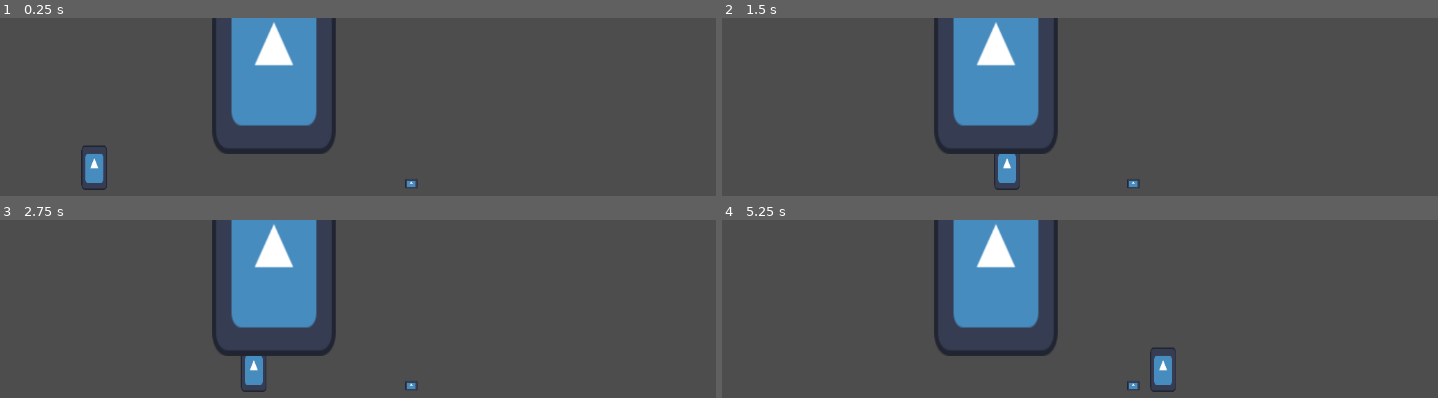
Above: before the commit, frames 1-4 (two rows, left to right).
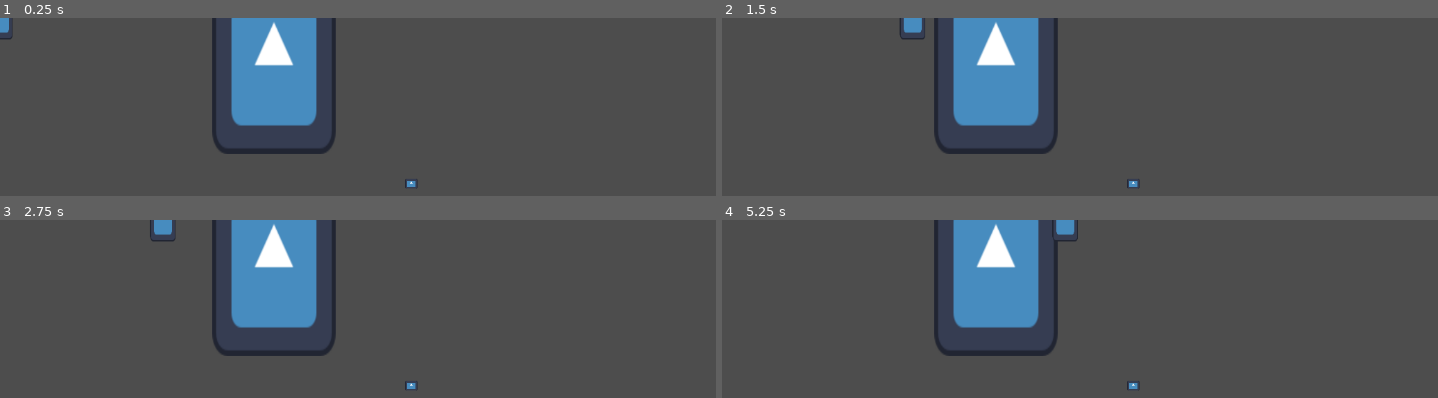
Above: after the commit, the same moments.

Repository: CISC204-S26/hw4-rhodew-ldilks
Game: Godot game, scene res://test_room.tscn
Same seed, same stepped clock (60 frames per second), same inputs: the game is played once before the commit and once after it. This scene is started directly instead of the project's main scene. The engine's default icon, where the game draws it, is replaced by a stand-in: a white triangle on a blue panel in a dark square.
Inputs:
- Up to frame 1 (0.25 s): no input
- Up to frame 2 (1.5 s): tap Enter (ui_accept) at 0.5, 0.77 s; hold Right (move_right) from 0.53 s (still down); tap E (interact) at 0.6, 1.35 s
- Up to frame 3 (2.75 s): tap Enter (ui_accept) at 1.52 s; release Right (move_right) at 2.03 s; hold A (move_left) from 2.03 s (still down); tap E (interact) at 2.1 s
- Up to frame 4 (5.25 s): release A (move_left) at 2.78 s; hold Right (move_right) 2.78-4.28 s; tap E (interact) every 0.75 s from 2.85 to 5.1 s; tap Enter (ui_accept) at 3.02, 3.77, 4.52 s; hold A (move_left) 4.28-5.03 s; hold Right (move_right) from 5.03 s (still down)

The runs differ from the first frame. In frame 1, 0.7% of the frame differs, in the area x 0-15%, y 0-97%; in frame 2, 0.8%; in frame 3, 0.8%; in frame 4, 0.9%, in the area x 46-64%, y 0-97%.
Error in both runs: Invalid access of index '-1' on a base object of type: 'Array'. (res://player.gd:35)

Commit message:
door
i made the switch do a thing

Diff:
--- /dev/null
+++ b/pair-project/door.gd
@@ -0,0 +1,18 @@
+extends Area2D
+
+
+# Called when the node enters the scene tree for the first time.
+func _ready() -> void:
+	pass # Replace with function body.
+
+
+# Called every frame. 'delta' is the elapsed time since the previous frame.
+func _process(delta: float) -> void:
+	pass
+
+
+func _on_switch_switcheroo(is_switched) -> void:
+	if is_switched == true:
+		hide()
+	else:
+		show()
--- a/pair-project/interactible.gd
+++ b/pair-project/interactible.gd
@@ -6,9 +6,12 @@
 
 var is_switched: bool = false;
 
+signal switcheroo
+
 func interact():
 	is_switched = !is_switched
 	print_debug(is_switched)
+	switcheroo.emit(is_switched)
 
 # Called when the node enters the scene tree for the first time.
 func _ready() -> void:
--- /dev/null
+++ b/pair-project/liam's test.tscn
@@ -0,0 +1,3 @@
+[gd_scene format=3 uid="uid://bn28urxhjc6lr"]
+
+[node name="Node2D" type="Node2D" unique_id=1581136442]
--- /dev/null
+++ b/pair-project/rhode's_funky_test_thing_or_something_idk_man_i_started_typing_and_cant_stop_help_help_help_me.tscn
@@ -0,0 +1,3 @@
+[gd_scene format=3 uid="uid://c2kwkcohy14gn"]
+
+[node name="Rhode\'s Funky Test Thing Or Something Idk Man i started typing and cant stop help Help HELP ME" type="Node2D" unique_id=1802554463]
--- a/pair-project/test_room.tscn
+++ b/pair-project/test_room.tscn
@@ -1,16 +1,19 @@
-[gd_scene format=3 uid="uid://d0hguuko7tttc"]
+[gd_scene format=3 uid="uid://w5lsqelcyq1w"]
 
-[ext_resource type="PackedScene" uid="uid://cubcsnxkobfho" path="res://player.tscn" id="1_aiegb"]
 [ext_resource type="PackedScene" uid="uid://cjm7rbvlb7b3m" path="res://switch.tscn" id="2_oqbmf"]
 [ext_resource type="PackedScene" uid="uid://bfej3p7gvh7pr" path="res://door.tscn" id="3_arrdh"]
+[ext_resource type="Script" uid="uid://gyohgotkujl0" path="res://door.gd" id="4_ju58f"]
+[ext_resource type="PackedScene" uid="uid://cubcsnxkobfho" path="res://player.tscn" id="5_sqxie"]
 
 [node name="Rhode\'s Funky Test Thing Or Something Idk Man i started typing and cant stop help Help HELP ME" type="Node2D" unique_id=1802554463]
-
-[node name="CharacterBody2D" parent="." unique_id=1717959357 instance=ExtResource("1_aiegb")]
-position = Vector2(136, 217)
 
 [node name="Switch" parent="." unique_id=1281547832 instance=ExtResource("2_oqbmf")]
 position = Vector2(593, 239)
 
-[node name="Node2D" parent="." unique_id=1668404855 instance=ExtResource("3_arrdh")]
+[node name="Door" parent="." unique_id=1668404855 instance=ExtResource("3_arrdh")]
 position = Vector2(395, 64)
+script = ExtResource("4_ju58f")
+
+[node name="Player" parent="." unique_id=1565198641 instance=ExtResource("5_sqxie")]
+
+[connection signal="switcheroo" from="Switch" to="Door" method="_on_switch_switcheroo"]
Not shown, added: pair-project/door.gd.uid
